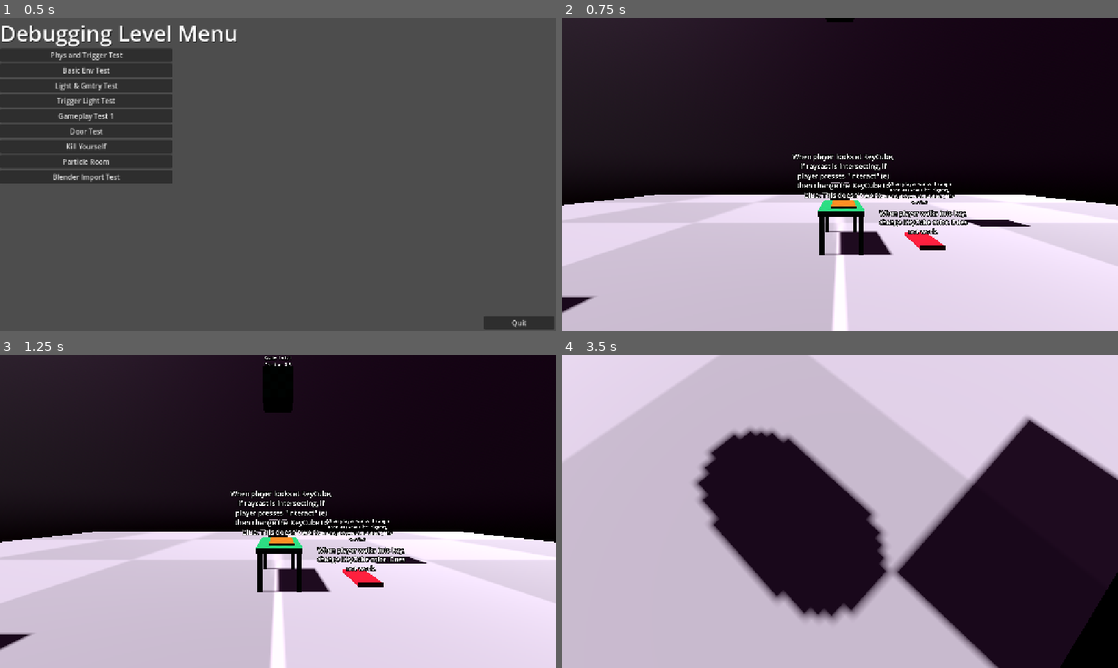
Above: before the commit, frames 1-4 (two rows, left to right).
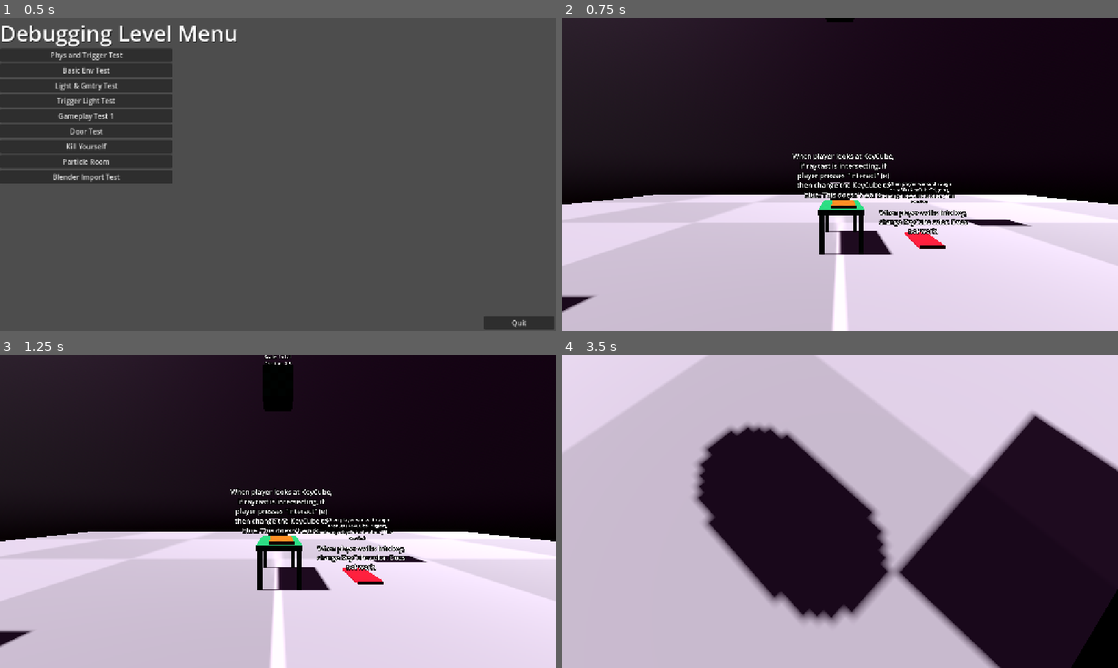
Above: after the commit, the same moments.

Repository: RubberDev/3d-game-test
Game: Godot game, scene res://TitleScreens/DebugTitleScr/DebugTitleScreen.tscn
The game is run twice, just before and just after one commit, with the same random seed, the same clock (stepped at 60 frames per second) and the same inputs. Sound files missing from this copy of the repository are replaced by a short silence.
Inputs (mouse positions are in pixels of both pictures, inside the frame that each line leads up to):
- Up to frame 1 (0.5 s): no input
- Up to frame 2 (0.75 s): click "Phys and Trigger Test" at 0.5 s
- Up to frame 3 (1.25 s): no input
- Up to frame 4 (3.5 s): tap Enter at 1.25 s; move the mouse to (867, 511) at 1.27 s; hold Ctrl (Crouch) 1.28-2.03 s; hold W (Forward) from 1.28 s (still down); tap Space (Jump) at 1.52, 2.27 s; move the mouse to (812, 511) at 2.02 s; tap Ctrl (Crouch) at 2.1 s; move the mouse to (851, 505) at 2.77 s; hold Ctrl (Crouch) from 2.78 s (still down); tap F (Flashlight) at 2.85 s

Frame 1 is identical in both runs. In frame 2, 1.4% of the frame differs, in the area x 0-100%, y 43-95%; in frame 3, 2.6%; in frame 4, 4.8%, in the area x 0-100%, y 0-100%.

Commit message:
Working on more movement and health

Diff:
--- a/Player/Player.tscn
+++ b/Player/Player.tscn
@@ -1,10 +1,121 @@
-[gd_scene load_steps=4 format=3 uid="uid://c8wbe2rihnhl3"]
+[gd_scene load_steps=10 format=3 uid="uid://c8wbe2rihnhl3"]
 
 [ext_resource type="Script" uid="uid://dyltt7he46shv" path="res://Player/Scripts/player.gd" id="1_3qydi"]
 
 [sub_resource type="CapsuleShape3D" id="CapsuleShape3D_jdikb"]
 
 [sub_resource type="CapsuleMesh" id="CapsuleMesh_fc6ud"]
+
+[sub_resource type="CapsuleShape3D" id="CapsuleShape3D_3qydi"]
+height = 1.0302734
+
+[sub_resource type="Animation" id="Animation_3qydi"]
+resource_name = "Crouch"
+length = 0.2
+tracks/0/type = "value"
+tracks/0/imported = false
+tracks/0/enabled = true
+tracks/0/path = NodePath("PlyrCam:position")
+tracks/0/interp = 1
+tracks/0/loop_wrap = true
+tracks/0/keys = {
+"times": PackedFloat32Array(0, 0.2),
+"transitions": PackedFloat32Array(1, 1),
+"update": 0,
+"values": [Vector3(0, 0.66122687, 0), Vector3(0, -0.46734488, 0)]
+}
+tracks/1/type = "value"
+tracks/1/imported = false
+tracks/1/enabled = true
+tracks/1/path = NodePath("PlyrCollision:disabled")
+tracks/1/interp = 1
+tracks/1/loop_wrap = true
+tracks/1/keys = {
+"times": PackedFloat32Array(0, 0.2),
+"transitions": PackedFloat32Array(1, 1),
+"update": 1,
+"values": [false, true]
+}
+
+[sub_resource type="Animation" id="Animation_q3lat"]
+length = 0.001
+tracks/0/type = "value"
+tracks/0/imported = false
+tracks/0/enabled = true
+tracks/0/path = NodePath("PlyrCam:position")
+tracks/0/interp = 1
+tracks/0/loop_wrap = true
+tracks/0/keys = {
+"times": PackedFloat32Array(0),
+"transitions": PackedFloat32Array(1),
+"update": 0,
+"values": [Vector3(0, 0.66122687, 0)]
+}
+tracks/1/type = "value"
+tracks/1/imported = false
+tracks/1/enabled = true
+tracks/1/path = NodePath("PlyrCollision:disabled")
+tracks/1/interp = 1
+tracks/1/loop_wrap = true
+tracks/1/keys = {
+"times": PackedFloat32Array(0),
+"transitions": PackedFloat32Array(1),
+"update": 1,
+"values": [false]
+}
+
+[sub_resource type="Animation" id="Animation_tok1r"]
+resource_name = "Uncrouch"
+length = 0.2
+tracks/0/type = "value"
+tracks/0/imported = false
+tracks/0/enabled = true
+tracks/0/path = NodePath("PlyrCam:position")
+tracks/0/interp = 1
+tracks/0/loop_wrap = true
+tracks/0/keys = {
+"times": PackedFloat32Array(0, 0.2),
+"transitions": PackedFloat32Array(1, 1),
+"update": 0,
+"values": [Vector3(0, -0.46734488, 0), Vector3(0, 0.661, 0)]
+}
+tracks/1/type = "value"
+tracks/1/imported = false
+tracks/1/enabled = true
+tracks/1/path = NodePath("PlyrCollision:disabled")
+tracks/1/interp = 1
+tracks/1/loop_wrap = true
+tracks/1/keys = {
+"times": PackedFloat32Array(0, 0.2),
+"transitions": PackedFloat32Array(1, 1),
+"update": 1,
+"values": [true, false]
+}
+
+[sub_resource type="Animation" id="Animation_ddoul"]
+resource_name = "Idle"
+length = 2.0
+loop_mode = 1
+tracks/0/type = "value"
+tracks/0/imported = false
+tracks/0/enabled = true
+tracks/0/path = NodePath("PlyrCam:position")
+tracks/0/interp = 1
+tracks/0/loop_wrap = true
+tracks/0/keys = {
+"times": PackedFloat32Array(0, 1, 2),
+"transitions": PackedFloat32Array(1, 1, 1),
+"update": 0,
+"values": [Vector3(0, 0.66122687, 0), Vector3(0, 0.6025871, 0), Vector3(0, 0.661, 0)]
+}
+
+[sub_resource type="AnimationLibrary" id="AnimationLibrary_tok1r"]
+_data = {
+&"Crouch": SubResource("Animation_3qydi"),
+&"Idle": SubResource("Animation_ddoul"),
+&"RESET": SubResource("Animation_q3lat"),
+&"Uncrouch": SubResource("Animation_tok1r")
+}
 
 [node name="Player" type="CharacterBody3D"]
 script = ExtResource("1_3qydi")
@@ -20,7 +131,15 @@
 [node name="PlyrMesh" type="MeshInstance3D" parent="PlyrCollision"]
 mesh = SubResource("CapsuleMesh_fc6ud")
 
+[node name="CrouchCollision" type="CollisionShape3D" parent="."]
+transform = Transform3D(1, 0, 0, 0, 0.6254535, 0, 0, 0, 0.8572973, 0, -0.67279017, 0)
+shape = SubResource("CapsuleShape3D_3qydi")
+disabled = true
+
 [node name="AnimationPlayer" type="AnimationPlayer" parent="."]
+libraries = {
+&"": SubResource("AnimationLibrary_tok1r")
+}
 
 [node name="AnimationTree" type="AnimationTree" parent="."]
 anim_player = NodePath("../AnimationPlayer")
--- a/Player/Scripts/player.gd
+++ b/Player/Scripts/player.gd
@@ -8,6 +8,9 @@
 var SP_SPEED = 5.0
 var SN_SPEED = 1.5
 var CR_SPEED = 1.0
+var Crouched : bool = false
+
+@export var Health = 100
 
 func _ready() -> void:
 	Input.mouse_mode = Input.MOUSE_MODE_CAPTURED
@@ -30,10 +33,12 @@
 	else:
 		velocity.x = move_toward(velocity.x, 0, SPEED)
 		velocity.z = move_toward(velocity.z, 0, SPEED)
+		if Crouched == false:
+			$AnimationPlayer.play("Idle")
 
 	move_and_slide()
 
-
+# Input
 func _input(event: InputEvent) -> void:
 	# FP Camera rotation
 	if event is InputEventMouseMotion:
@@ -57,5 +62,25 @@
 	# Crouching
 	if Input.is_action_pressed("Crouch"):
 		SPEED = CR_SPEED
+		Crouched = true
+		$PlyrCollision.set_deferred("disabled", true)
+		$CrouchCollision.set_deferred("disabled", false)
 	elif Input.is_action_just_released("Crouch"):
 		SPEED = DEF_SPEED
+		Crouched = false
+		$PlyrCollision.set_deferred("disabled", false)
+		$CrouchCollision.set_deferred("disabled", true)
+
+# Player damage
+func Damage(dmgAmount : int):
+	if Health < 0:
+		Health = 0
+
+	Health -= dmgAmount
+
+# Healing Player
+func Heal(healAmount : int):
+	if Health > 100:
+		Health = 100
+
+	Health += healAmount
